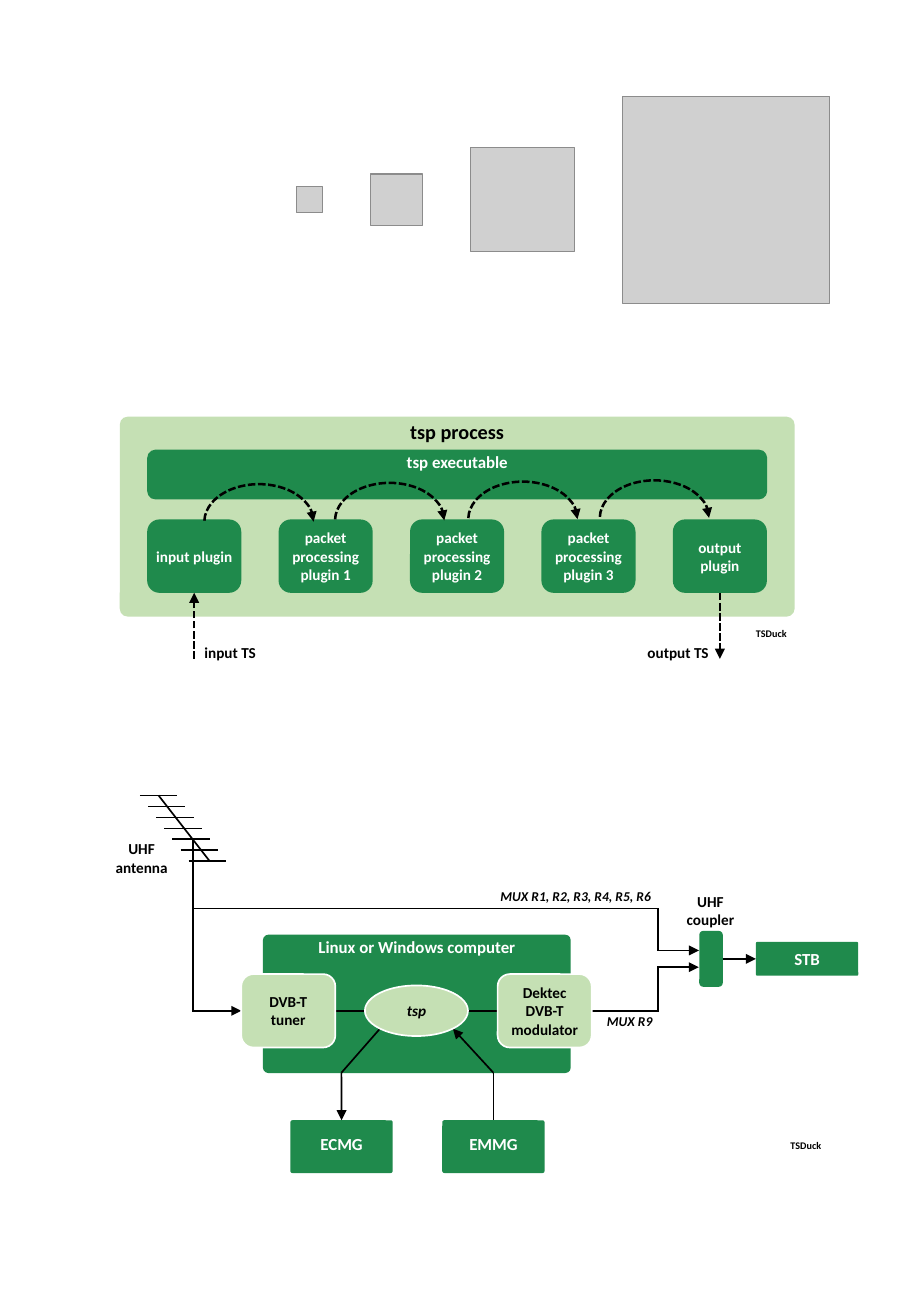
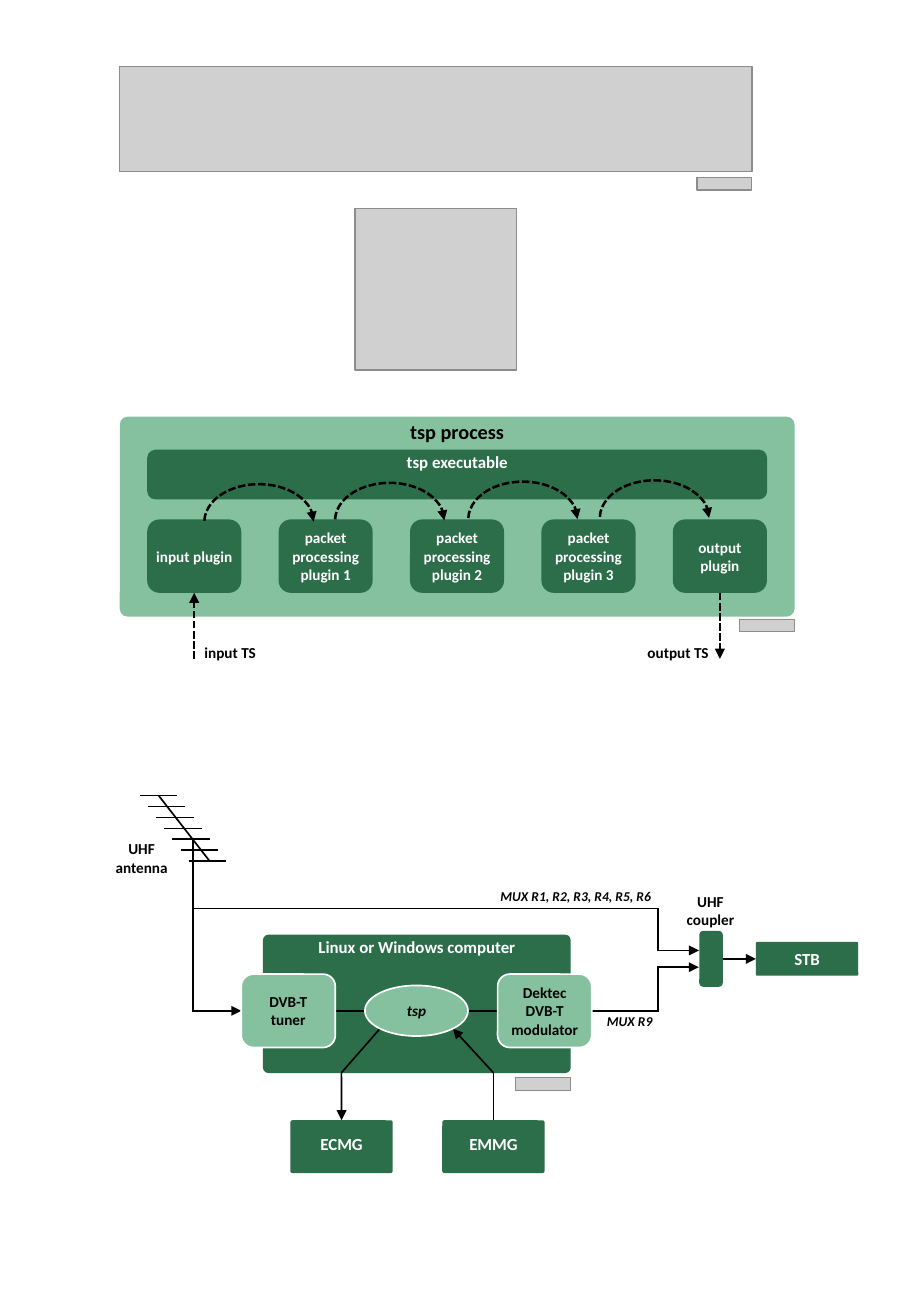
Before and after one commit to tsduck/tsduck, a slide deck: slide 1 of doc/tsduck-diagrams.pptx. Drawn at 911x1316 pixels with LibreOffice and Linux fonts; fonts in the diff are those of the drawing; grey boxes stand for pictures; background and template pictures are left out. Boxes give left, top, right and bottom in pixels: in the first picture for what was removed or moved away, otherwise in the second. Text is boxed around its words. In the diff, an @@ line names an element or a change of style, - is before the commit and + after.

```diff
--- a/doc/tsduck-diagrams.pptx
+++ b/doc/tsduck-diagrams.pptx
@@ picture added at [120, 67, 752, 172] @@
@@ picture removed at [623, 96, 831, 304] @@
@@ picture removed at [470, 148, 573, 251] @@
@@ picture removed at [370, 174, 423, 226] @@
@@ picture added at [697, 177, 752, 189] @@
@@ picture removed at [296, 187, 322, 213] @@
@@ picture added at [355, 208, 516, 369] @@
@@ picture added at [740, 619, 794, 632] @@
@@ text removed at [756, 630, 787, 637] @@
-TSDuck
@@ fill #1F8A4C to #2C6E49 in 11 elements at [147, 449, 766, 499], [411, 520, 504, 593], [278, 520, 372, 593], [542, 520, 635, 593], [147, 520, 241, 593], [673, 520, 766, 593], [262, 934, 570, 1073], [290, 1120, 392, 1172], [442, 1120, 544, 1172], [756, 941, 858, 975], [700, 930, 723, 986] @@
@@ fill #C5E0B4 to #85C19F in 4 elements at [120, 417, 796, 617], [364, 985, 468, 1036], [242, 974, 335, 1047], [498, 974, 592, 1047] @@
@@ picture added at [516, 1077, 571, 1090] @@
@@ text removed at [790, 1142, 821, 1149] @@
-TSDuck
```
Also in this commit, not shown: 3 other slides changed, 34 other files.
